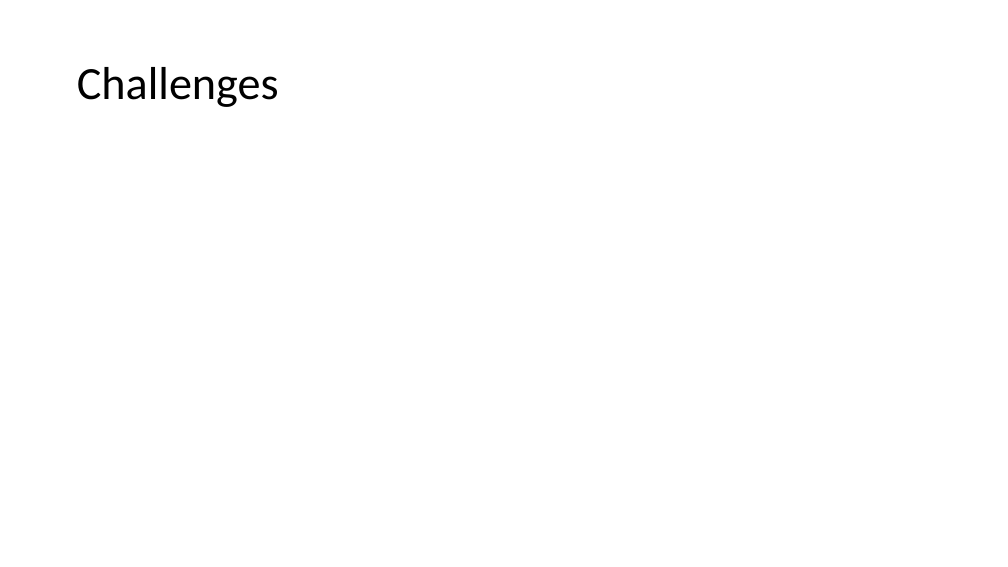
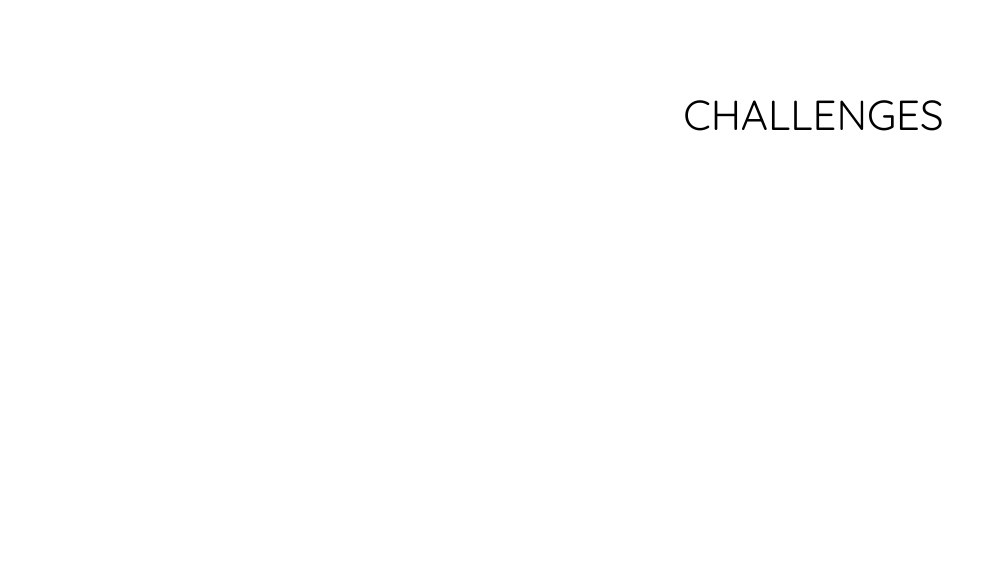
Before and after one commit to Andrew-Rendler/CSPB-3308-Project---Crypto-Tracker, a slide deck: slide 12 of CryptoTrackerPrez.pptx (slide 10 before the commit). Drawn at 1008x567 pixels with LibreOffice and Linux fonts; fonts in the diff are those of the drawing; background and template pictures are left out. Boxes give left, top, right and bottom in pixels: in the first picture for what was removed or moved away, otherwise in the second. Text is boxed around its words. In the diff, an @@ line names an element or a change of style, - is before the commit and + after.

```diff
--- a/CryptoTrackerPrez.pptx
+++ b/CryptoTrackerPrez.pptx
@@ title at (683,100,943,131): text changed; size 44 to 40 pt; font Calibri to Quicksand @@
-Challenges
+CHALLENGES
```
Also in this commit, not shown: 5 other slides changed, 2 slides added.
